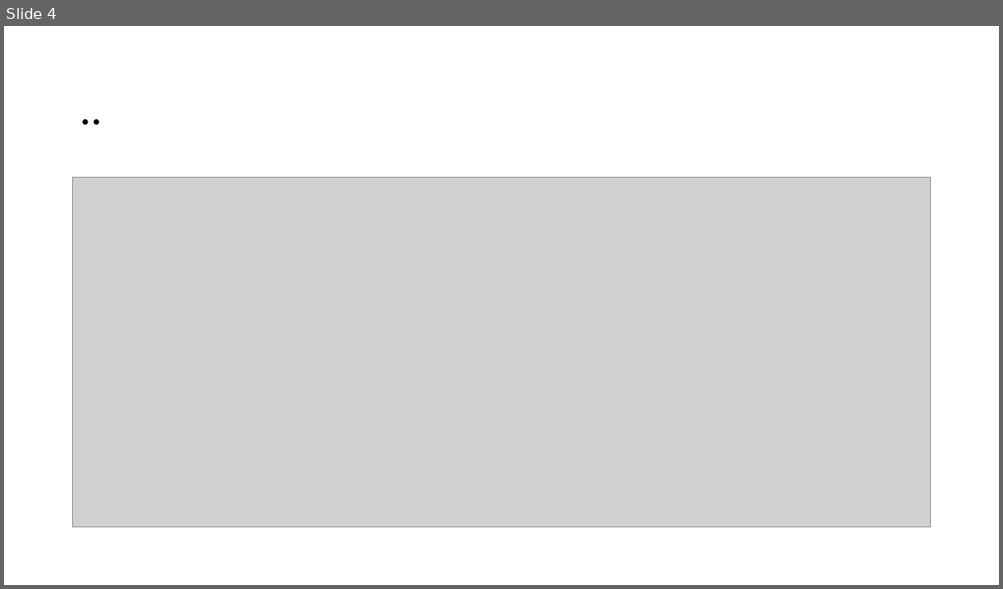
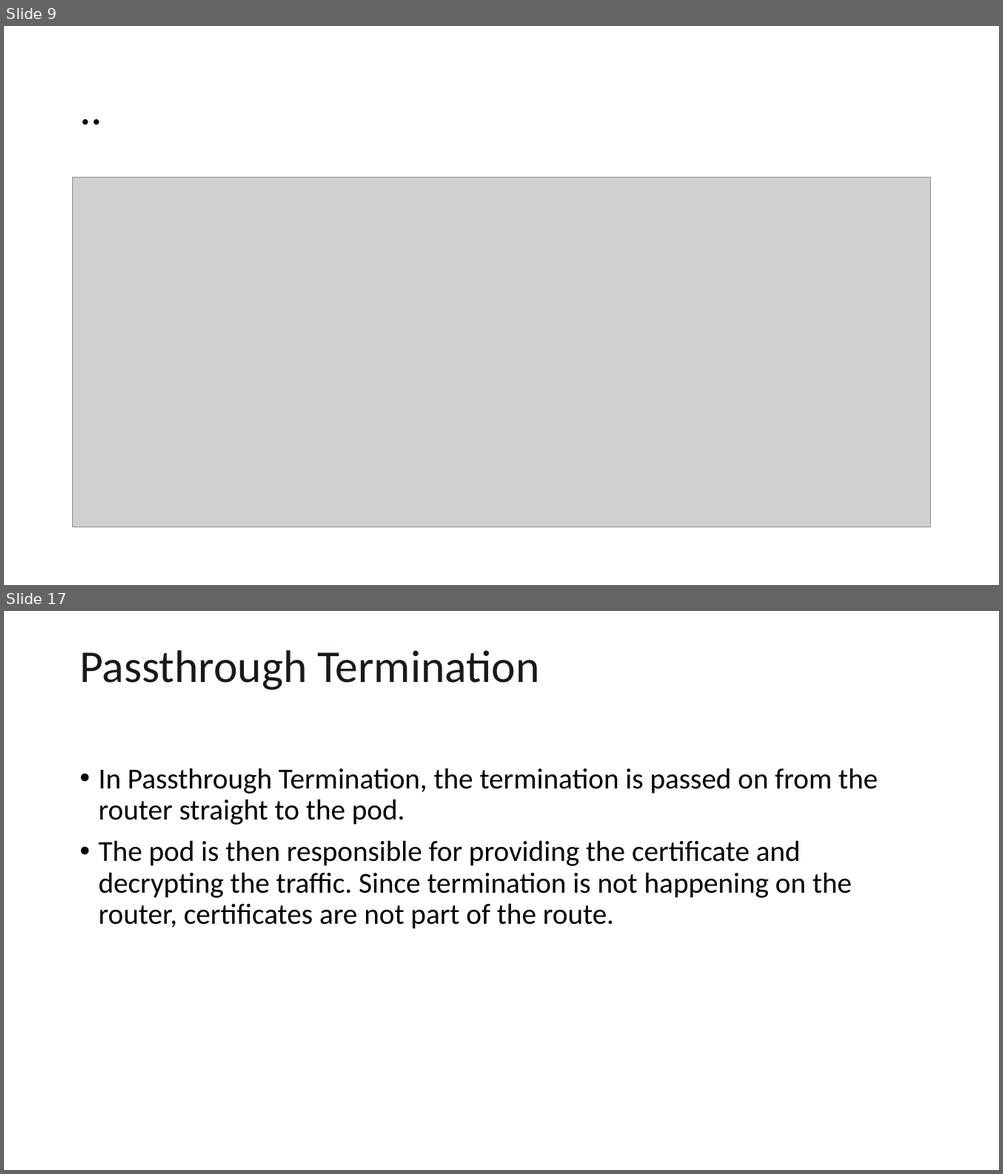
Before and after one commit to amitopenwriteup/okd, a slide deck: Routes.pptx. Shown one above the other, each under a label of ours: slide 4 before the commit, slides 9 and 17 after it; the slides between them are not shown. The pictures are 1003x589 and 1003x1174 pixels, drawn with LibreOffice and Linux fonts; fonts in the diff are those of the drawing; grey boxes stand for pictures. Boxes give left, top, right and bottom in pixels: in the first picture for what was removed or moved away, otherwise in the second. Text is boxed around its words. In the diff, an @@ line names an element or a change of style, - is before the commit and + after.

```diff
--- a/Routes.pptx
+++ b/Routes.pptx
@@ slide 17 added at (x1=4, y1=611, x2=999, y2=1170), background #FFFFFF @@
@@ title added at (x1=79, y1=650, x2=539, y2=690), 44 pt, text #161A1D @@
+Passthrough Termination
@@ text added at (x1=99, y1=768, x2=877, y2=929), 28 pt, text #000000 @@
+• In Passthrough Termination, the termination is passed on from the router straight to the pod.
+• The pod is then responsible for providing the certificate and decrypting the traffic. Since termination is not happening on the router, certificates are not part of the route.
@@ what was slide 4 is now slide 9 @@
```
Also in this commit, not shown: 2 slides changed, 17 other slides added, 2 slides removed.
